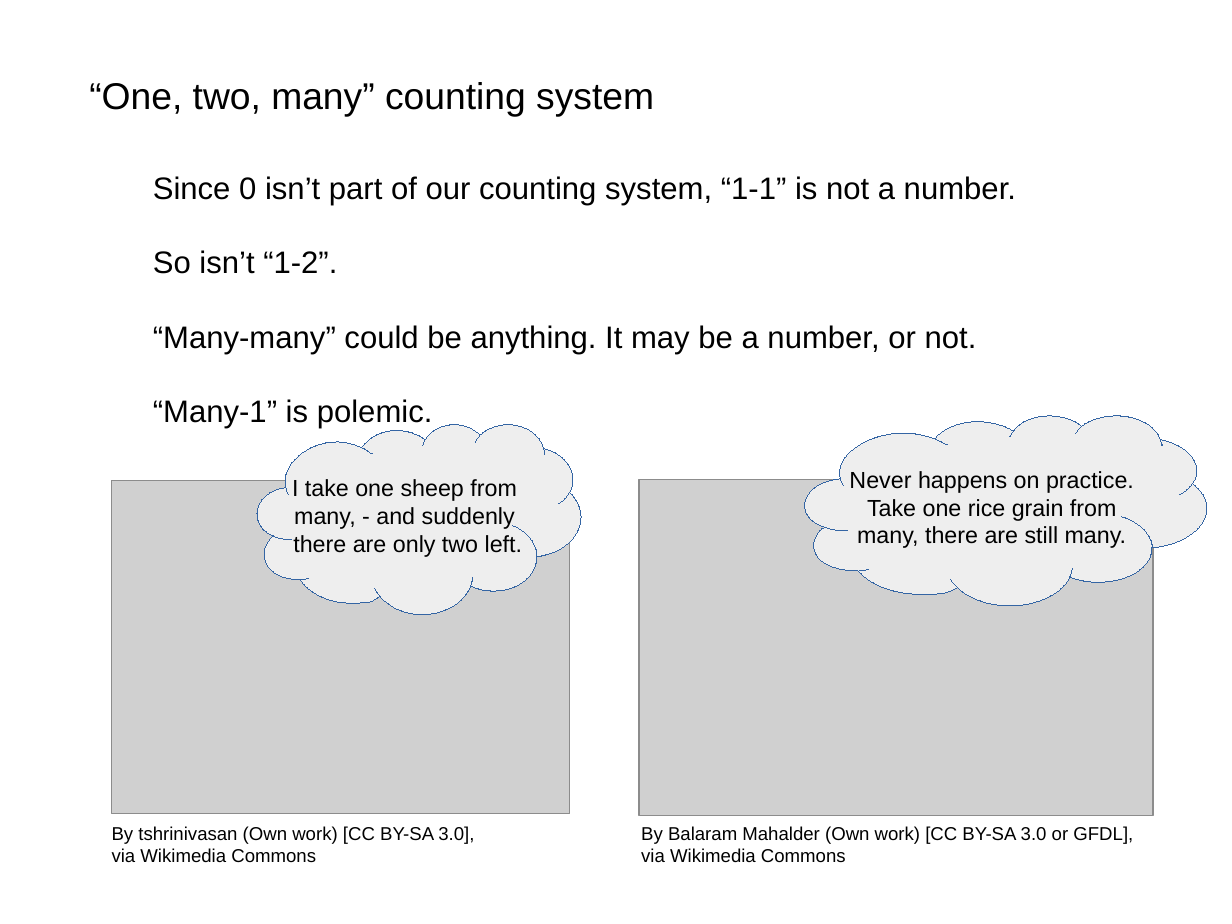
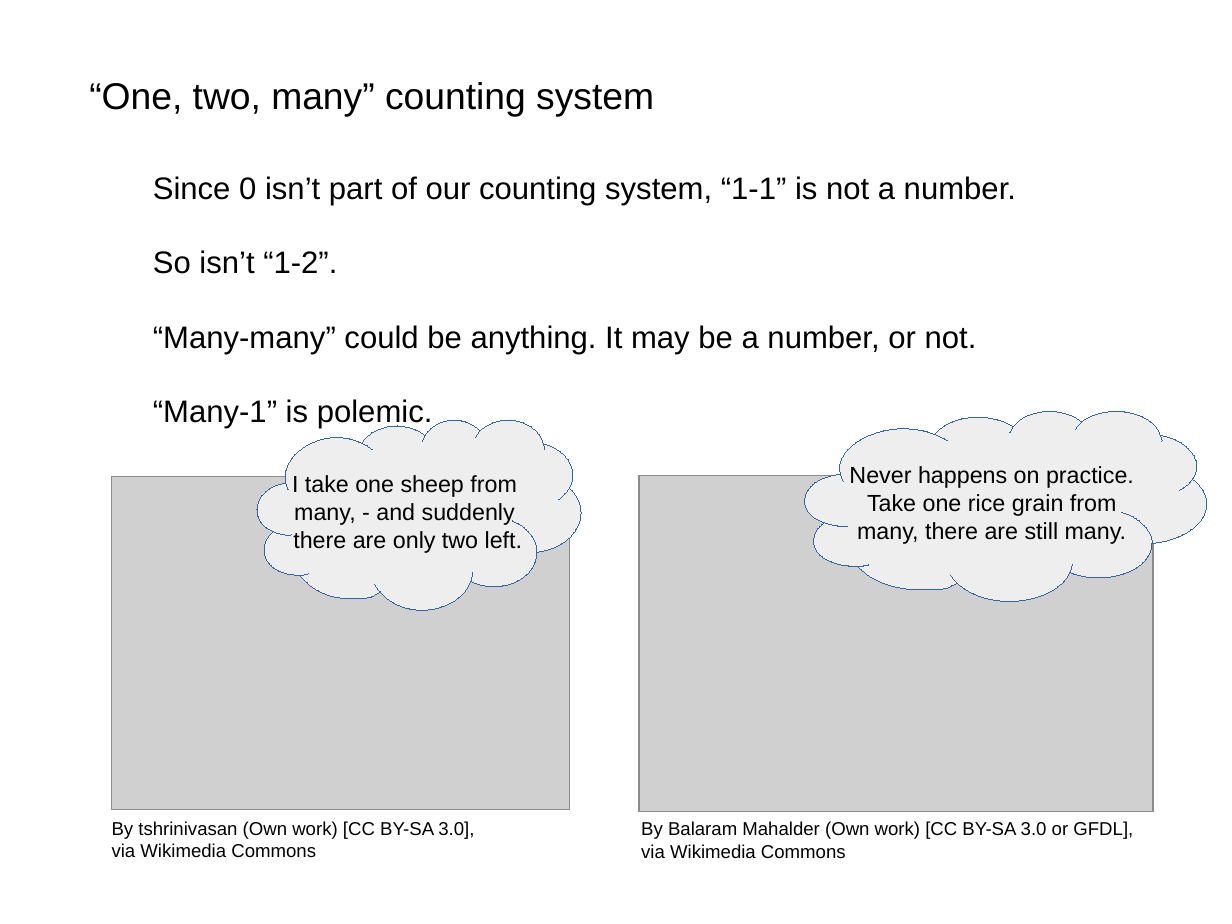
Before and after one commit to akalenuk/floating-point-experiments, a slide deck: slide 4 of floating.odp. Drawn at 1232x924 pixels with LibreOffice and Linux fonts; fonts in the diff are those of the drawing; grey boxes stand for pictures. Boxes give left, top, right and bottom in pixels: in the first picture for what was removed or moved away, otherwise in the second. Text is boxed around its words. In the diff, an @@ line names an element or a change of style, - is before the commit and + after.

```diff
--- a/floating.odp
+++ b/floating.odp
@@ 2 pictures, 2 texts, 2 freeform shapes: place and size @@
-2 pictures, 2 texts, 2 freeform shapes at box(112, 416, 1207, 863)
+2 pictures, 2 texts, 2 freeform shapes at box(112, 411, 1207, 859)
```
Also in this commit, not shown: 3 slides added, 1 other file.
